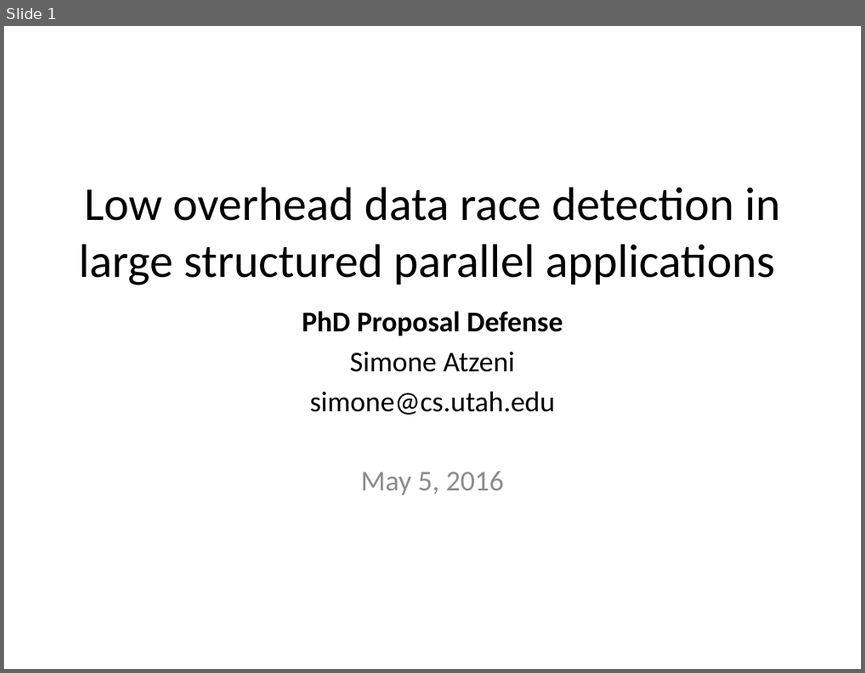
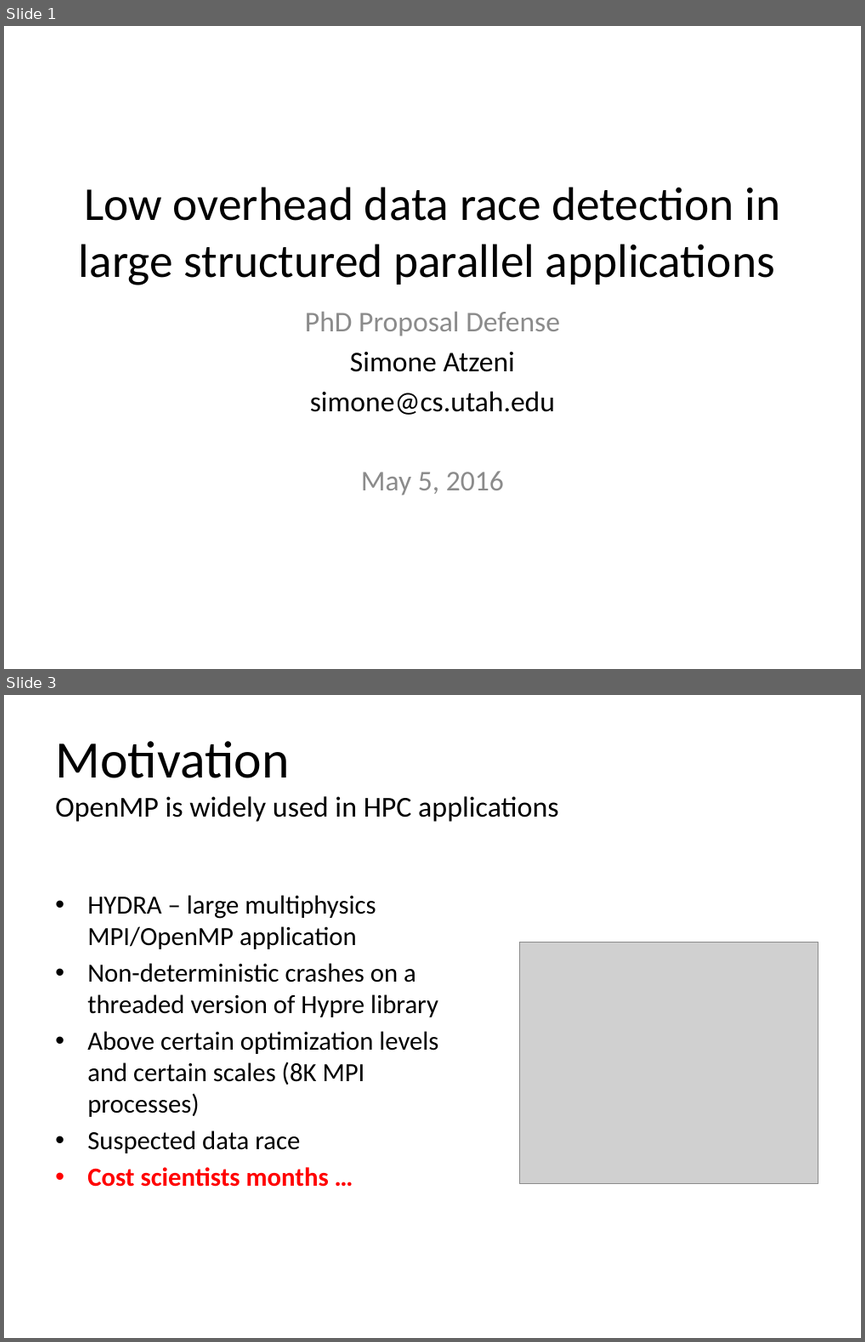
Before and after one commit to simoatze/oral_qualifier, a slide deck: presentation/presentation.pptx. Shown one above the other, each under a label of ours: slide 1 before the commit, slides 1 and 3 after it; the slides between them are not shown. The pictures are 865x673 and 865x1342 pixels, drawn with LibreOffice and Linux fonts; fonts in the diff are those of the drawing; grey boxes stand for pictures. Boxes give left, top, right and bottom in pixels: in the first picture for what was removed or moved away, otherwise in the second. Text is boxed around its words. In the diff, an @@ line names an element or a change of style, - is before the commit and + after.

```diff
--- a/presentation/presentation.pptx
+++ b/presentation/presentation.pptx
@@ slide 3 added at box(4, 695, 861, 1338), background #FFFFFF @@
@@ title added at box(55, 741, 558, 822), 24.3 pt, text #000000 @@
+Motivation
+OpenMP is widely used in HPC applications
@@ text added at box(87, 895, 438, 1186), 22 pt, text #000000 @@
+• HYDRA – large multiphysics MPI/OpenMP application
+• Non-deterministic crashes on a threaded version of Hypre library
+• Above certain optimization levels and certain scales (8K MPI processes)
+• Suspected data race
+• Cost scientists months …
@@ picture added at box(519, 941, 818, 1184) @@
@@ slide 1 changed as well @@
@@ subtitle at box(305, 311, 560, 336): text colour #000000 to #8C8C8C, bold off in "PhD Proposal Defense" @@
```
Also in this commit, not shown: 3 other slides added, 1 slide removed, 2 other files.
